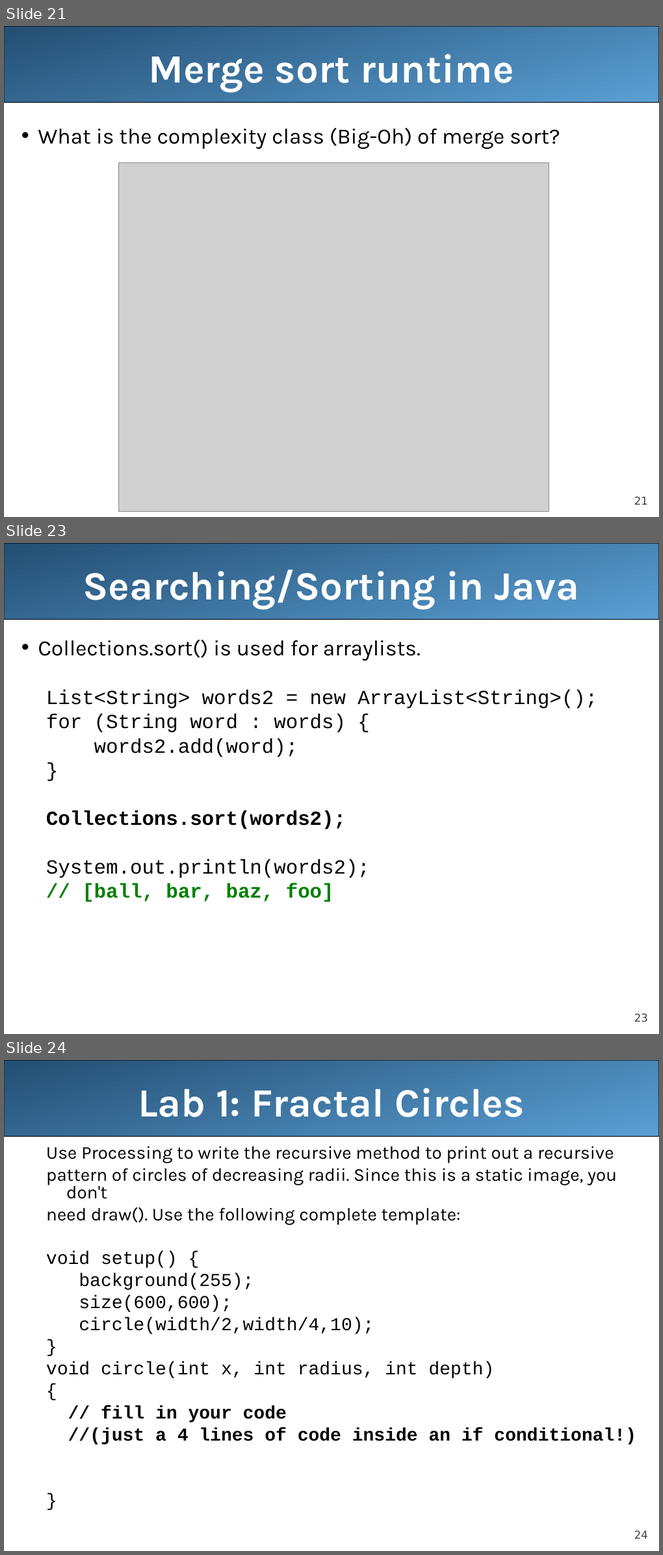
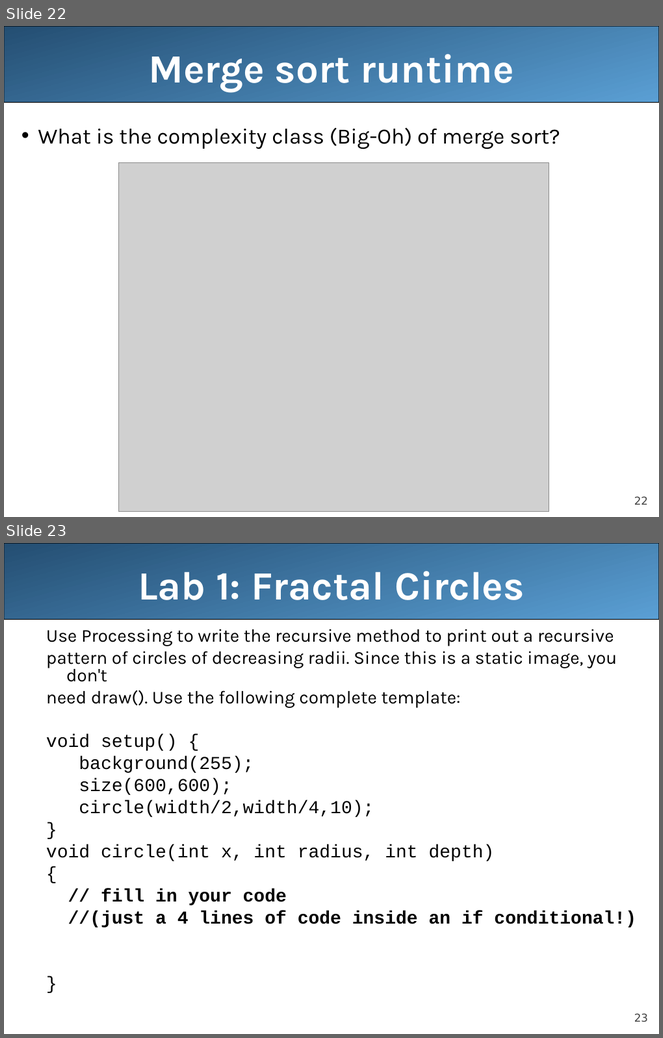
Before and after one commit to LongBaoNguyen/longbaonguyen.github.io, a slide deck: courses/apcsa/lecture23.ppt. Shown one above the other, each under a label of ours: slides 21, 23 and 24 before the commit, slides 22 and 23 after it; the slides between them are not shown. The pictures are 663x1555 and 663x1038 pixels, drawn with LibreOffice and Linux fonts; fonts in the diff are those of the drawing; grey boxes stand for pictures. Boxes give left, top, right and bottom in pixels: in the first picture for what was removed or moved away, otherwise in the second. Text is boxed around its words. In the diff, an @@ line names an element or a change of style, - is before the commit and + after.

```diff
--- a/courses/apcsa/lecture23.ppt
+++ b/courses/apcsa/lecture23.ppt
@@ slide 23 removed at [4,543,659,1034], background #FFFFFF; not listed: 2 template elements that a slide beside it also shows @@
@@ title removed at [83,570,579,609] @@
-Searching/Sorting in Java
@@ text removed at [38,639,597,902] @@
-• Collections.sort() is used for arraylists.
-  List<String> words2 = new ArrayList<String>();
-  for (String word : words) {
-  words2.add(word);
-  }
-  Collections.sort(words2);
-  System.out.println(words2);
-  // [ball, bar, baz, foo]
@@ what was slide 21 is now slide 22 @@
@@ page number at [634,497,648,505]: text changed @@
-21
+22
@@ what was slide 24 is now slide 23 @@
@@ page number at [634,1014,648,1022]: text changed @@
-24
+23
```
Also in this commit, not shown: 1 slide added, 1 other slide removed, 2 other files.
